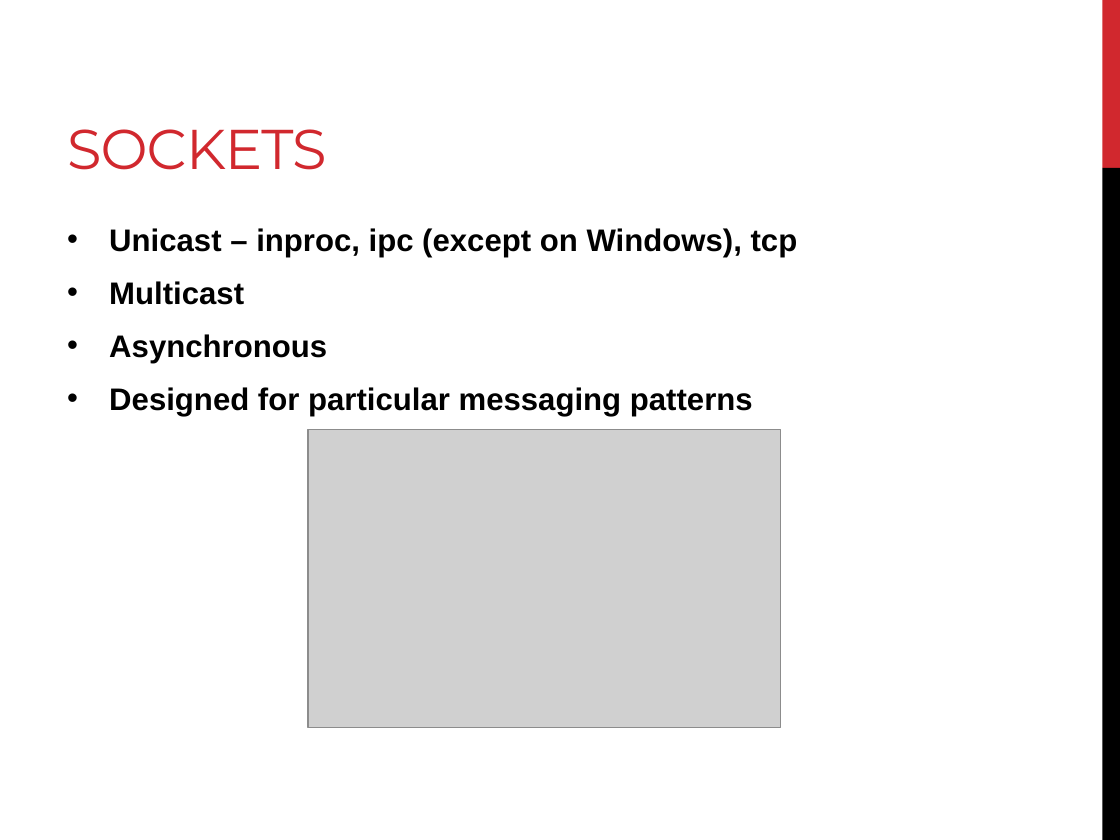
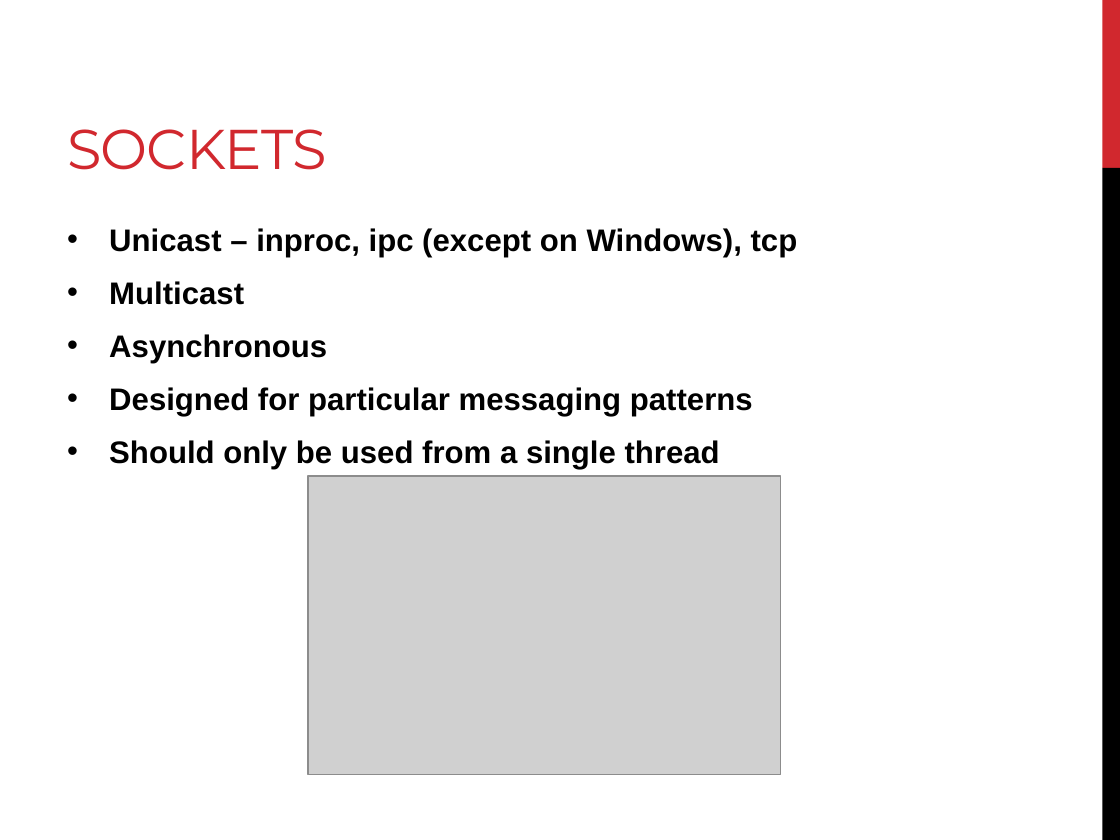
Before and after one commit to RyanHauert/presentations-zeromq, a slide deck: slide 4 of Presentation/ZeroMQ.pptx. Drawn at 1120x840 pixels with LibreOffice and Linux fonts; fonts in the diff are those of the drawing; grey boxes stand for pictures. Boxes give left, top, right and bottom in pixels: in the first picture for what was removed or moved away, otherwise in the second. Text is boxed around its words. In the diff, an @@ line names an element or a change of style, - is before the commit and + after.

```diff
--- a/Presentation/ZeroMQ.pptx
+++ b/Presentation/ZeroMQ.pptx
@@ text at box(109, 440, 720, 469): paragraph added @@
+• Should only be used from a single thread
@@ picture: place and size @@
-picture at box(308, 429, 781, 728)
+picture at box(308, 476, 781, 775)
```
Also in this commit, not shown: 4 slides added, 17 other files.
